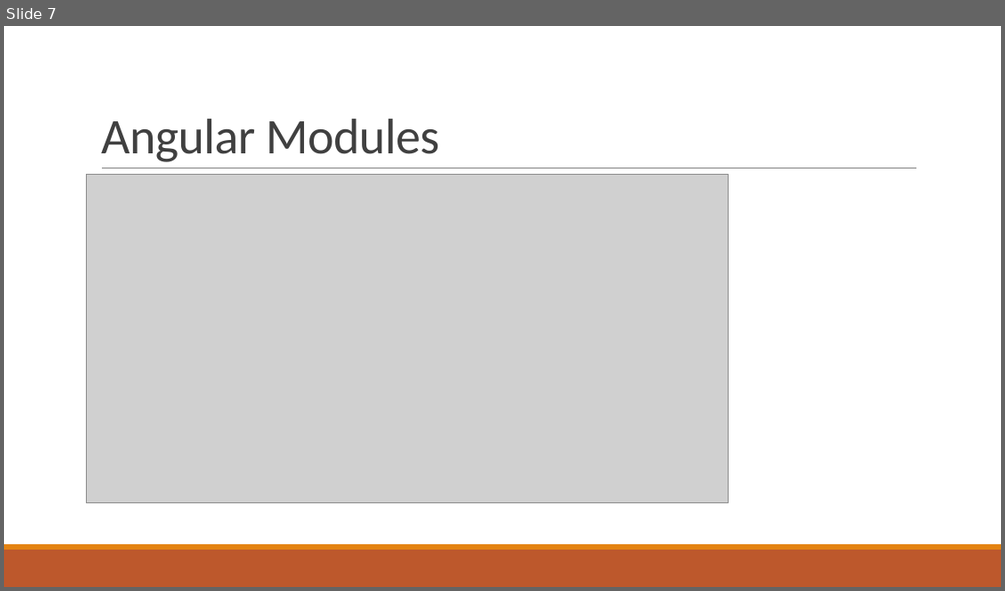
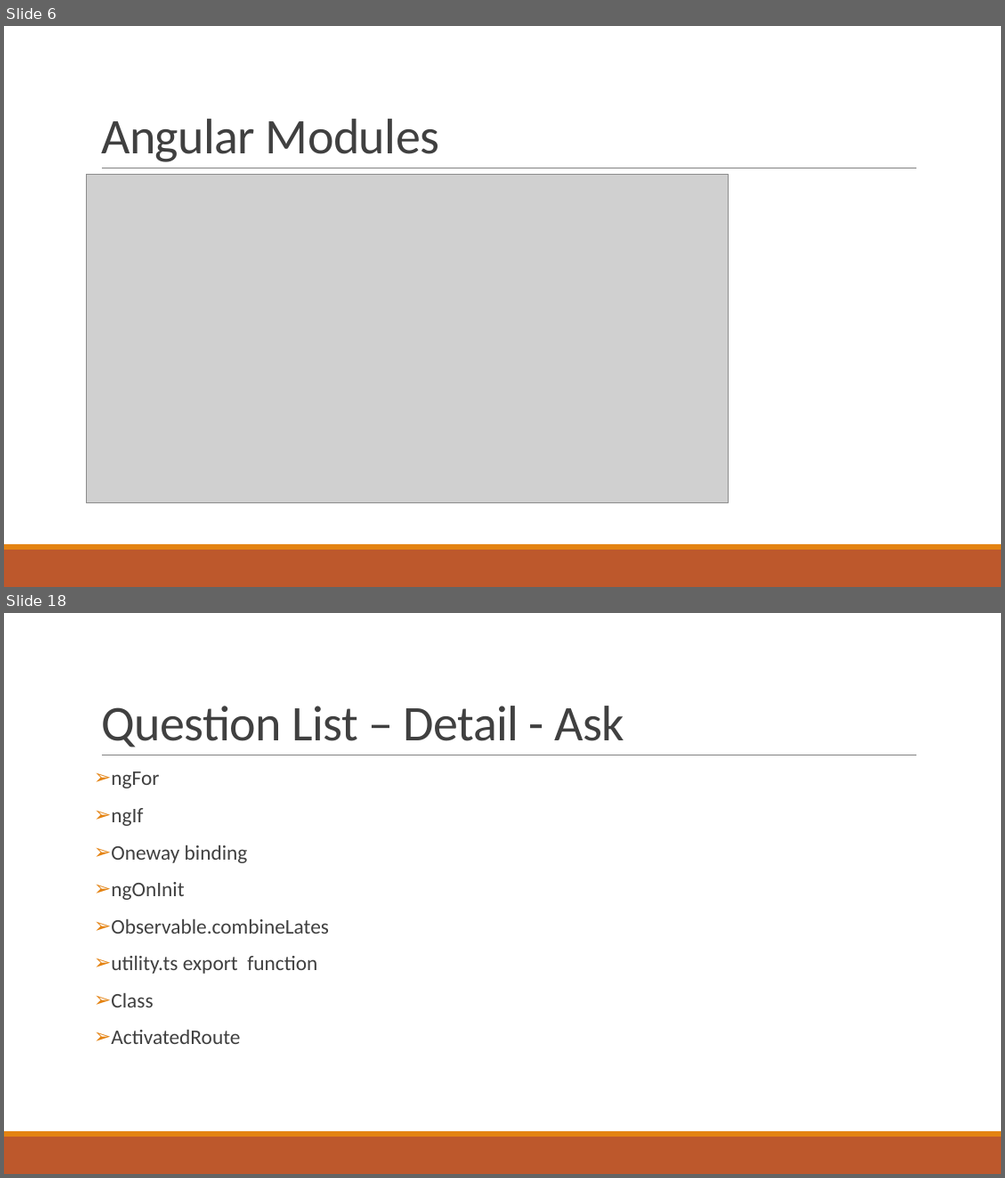
Before and after one commit to ozgurkaplan/KocAkademiAngularStarter, a slide deck: KocAkademi Angular.pptx. Shown one above the other, each under a label of ours: slide 7 before the commit, slides 6 and 18 after it; the slides between them are not shown. The pictures are 1005x591 and 1005x1178 pixels, drawn with LibreOffice and Linux fonts; fonts in the diff are those of the drawing; grey boxes stand for pictures. Boxes give left, top, right and bottom in pixels: in the first picture for what was removed or moved away, otherwise in the second. Text is boxed around its words. In the diff, an @@ line names an element or a change of style, - is before the commit and + after.

```diff
--- a/KocAkademi Angular.pptx
+++ b/KocAkademi Angular.pptx
@@ slide 18 added at (x1=4, y1=613, x2=1001, y2=1174), background #FFFFFF; not listed: 3 template elements that a slide beside it also shows @@
@@ title added at (x1=101, y1=706, x2=624, y2=747), 48 pt, text #404040 @@
+Question List – Detail - Ask
@@ text added at (x1=111, y1=771, x2=329, y2=1044), 20 pt, text #404040 @@
+➢ ngFor
+➢ ngIf
+➢ Oneway binding
+➢ ngOnInit
+➢ Observable.combineLates
+➢ utility.ts export function
+➢ Class
+➢ ActivatedRoute
@@ what was slide 7 is now slide 6 @@
```
Also in this commit, not shown: 12 other slides added, 2 slides removed.
